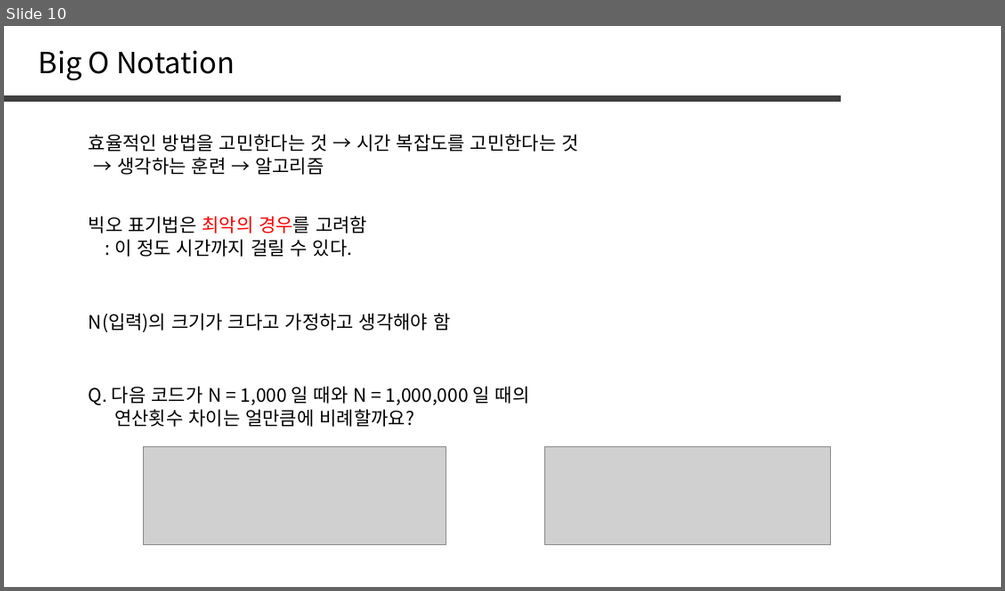
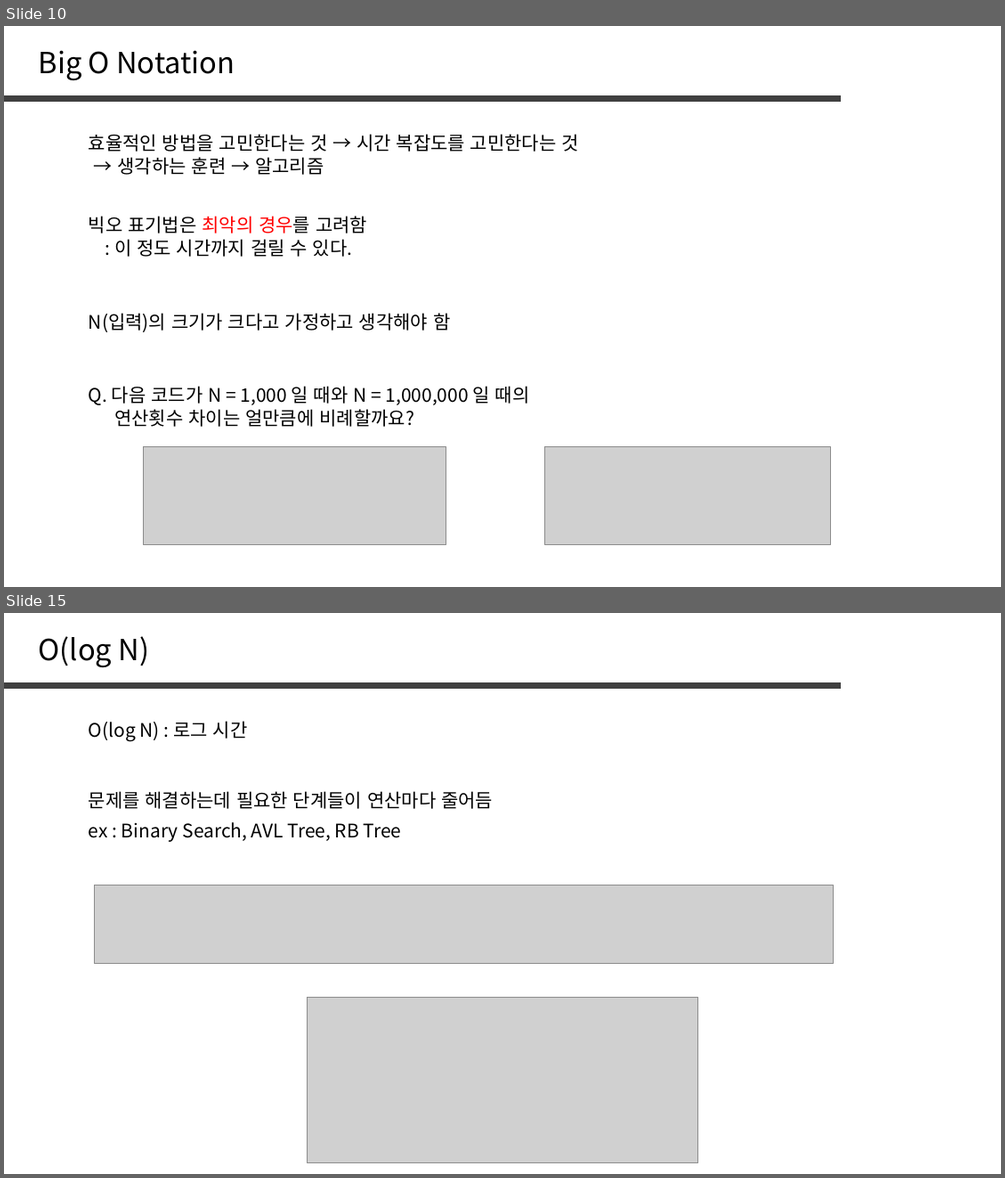
Before and after one commit to jaehoo1/PS-study, a slide deck: study/1_OT.pptx. Shown one above the other, each under a label of ours: slide 10 before the commit, slides 10 and 15 after it; the slides between them are not shown. The pictures are 1005x591 and 1005x1178 pixels, drawn with LibreOffice and Linux fonts; fonts in the diff are those of the drawing; grey boxes stand for pictures. Boxes give left, top, right and bottom in pixels: in the first picture for what was removed or moved away, otherwise in the second. Text is boxed around its words. In the diff, an @@ line names an element or a change of style, - is before the commit and + after.

```diff
--- a/study/1_OT.pptx
+++ b/study/1_OT.pptx
@@ slide 15 added at (4,613,1001,1174), background #FFFFFF @@
@@ text added at (39,636,150,667), 28 pt, text #000000 @@
+O(log N)
@@ line added from (4, 686) to (841, 686), #404040 6 pt @@
@@ text added at (89,721,248,742), 18 pt, text #000000 @@
+O(log N) : 로그 시간
@@ text added at (89,791,493,809), 18 pt, text #000000 @@
+문제를 해결하는데 필요한 단계들이 연산마다 줄어듬
@@ text added at (89,822,402,842), 18 pt, text #000000 @@
+ex : Binary Search, AVL Tree, RB Tree
@@ picture added at (94,885,833,963) @@
@@ picture added at (307,997,698,1163) @@
```
Also in this commit, not shown: 6 other slides added.
